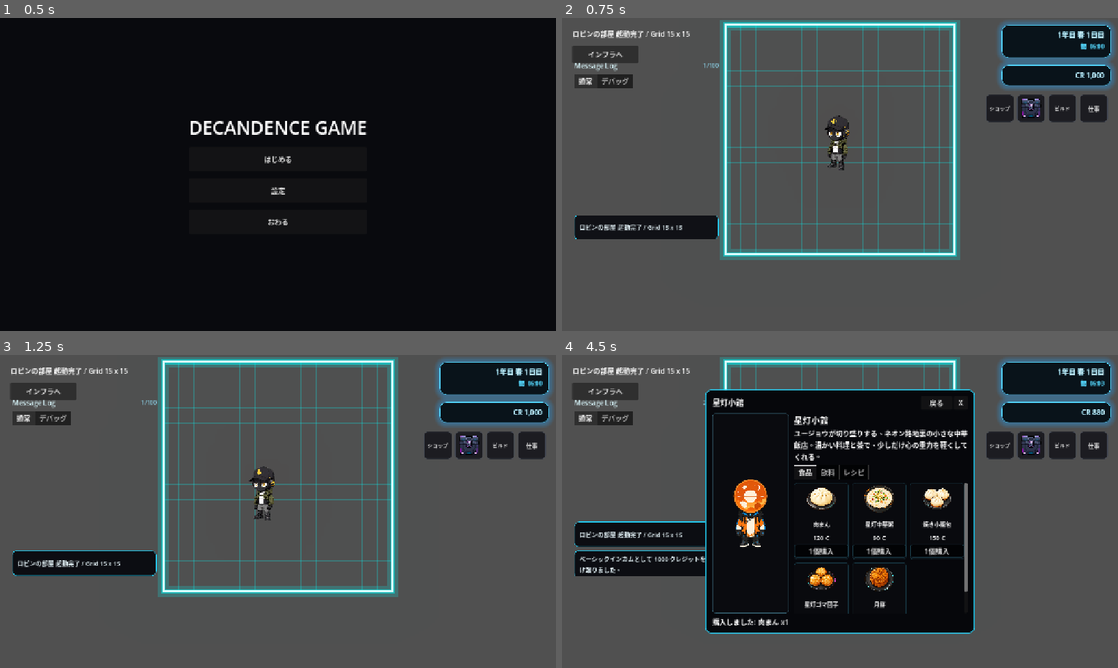
Above: before the commit, frames 1-4 (two rows, left to right).
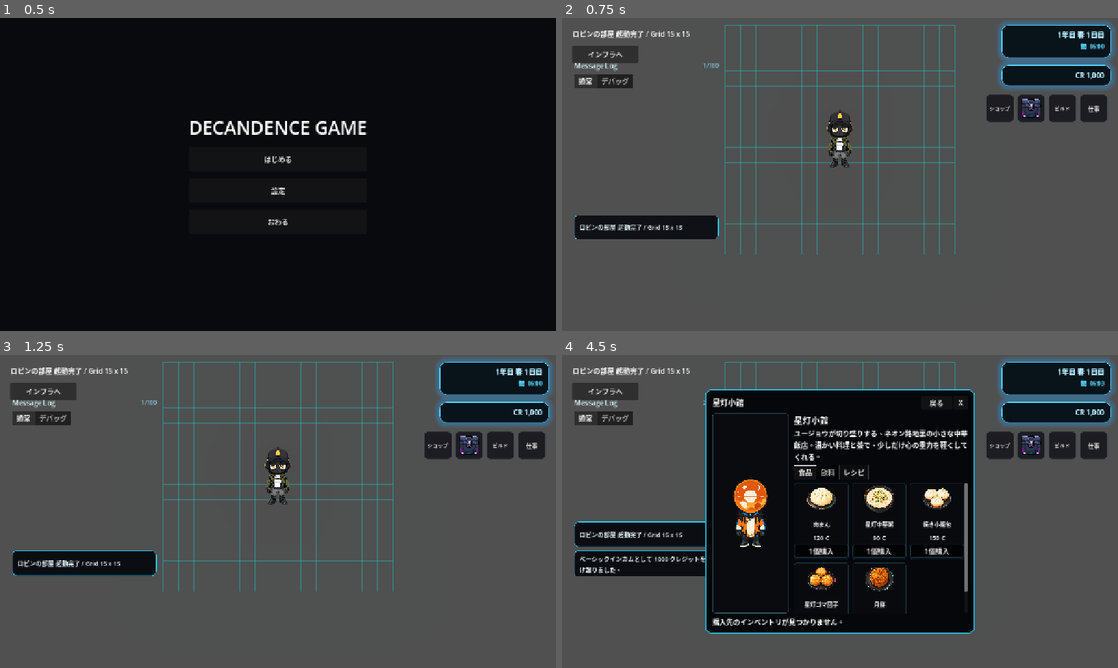
Above: after the commit, the same moments.

Repository: grimoire1089-coder/optimistic
Game: Godot game, scene res://Scenes/Boot/TitleScene.tscn
Two runs of this game, one before a commit and one after it. Both use one fixed random seed, a clock stepped at 60 frames per second and the inputs below. Sound files missing from this copy of the repository are replaced by a short silence.
Inputs (mouse positions are in pixels of both pictures, inside the frame that each line leads up to):
- Up to frame 1 (0.5 s): no input
- Up to frame 2 (0.75 s): click "はじめる" at 0.5 s
- Up to frame 3 (1.25 s): no input
- Up to frame 4 (4.5 s): click "ショップ" at 1.25 s; click (756, 483) at 2.02 s; click "戻る" at 2.75 s; click (840, 483) at 3.52 s; click "1個購入" at 4.25 s

Frame 1 is identical in both runs. In frame 2, 6.2% of the frame differs, in the area x 28-72%, y 0-78%; in frame 3, 6.7%; in frame 4, 2.1%.
Error after the commit: Parse Error: Value of type "NeedDrivenAIPlanner" cannot be assigned to a variable of type "CharacterNeedsModule". (res://Scripts/Systems/Needs/NeedDrivenAIPlan…

Commit message:
Route water need to hydration action

Diff:
--- a/Scripts/Systems/Needs/NeedDrivenAIPlanner.gd
+++ b/Scripts/Systems/Needs/NeedDrivenAIPlanner.gd
@@ -25,6 +25,8 @@
 	match need_id:
 		CharacterNeedIds.HUNGER:
 			return CharacterNeedActionIds.EAT
+		CharacterNeedIds.WATER:
+			return CharacterNeedActionIds.HYDRATE
 		CharacterNeedIds.ENERGY:
 			return CharacterNeedActionIds.REST
 		CharacterNeedIds.HYGIENE:
@@ -54,5 +56,5 @@
 func _get_module() -> CharacterNeedsModule:
 	if _needs_module != null:
 		return _needs_module
-	_needs_module = get_node_or_null(needs_module_path) as CharacterNeedsModule
+	_needs_module = get_node_or_null(needs_module_path) as NeedDrivenAIPlanner
 	return _needs_module
